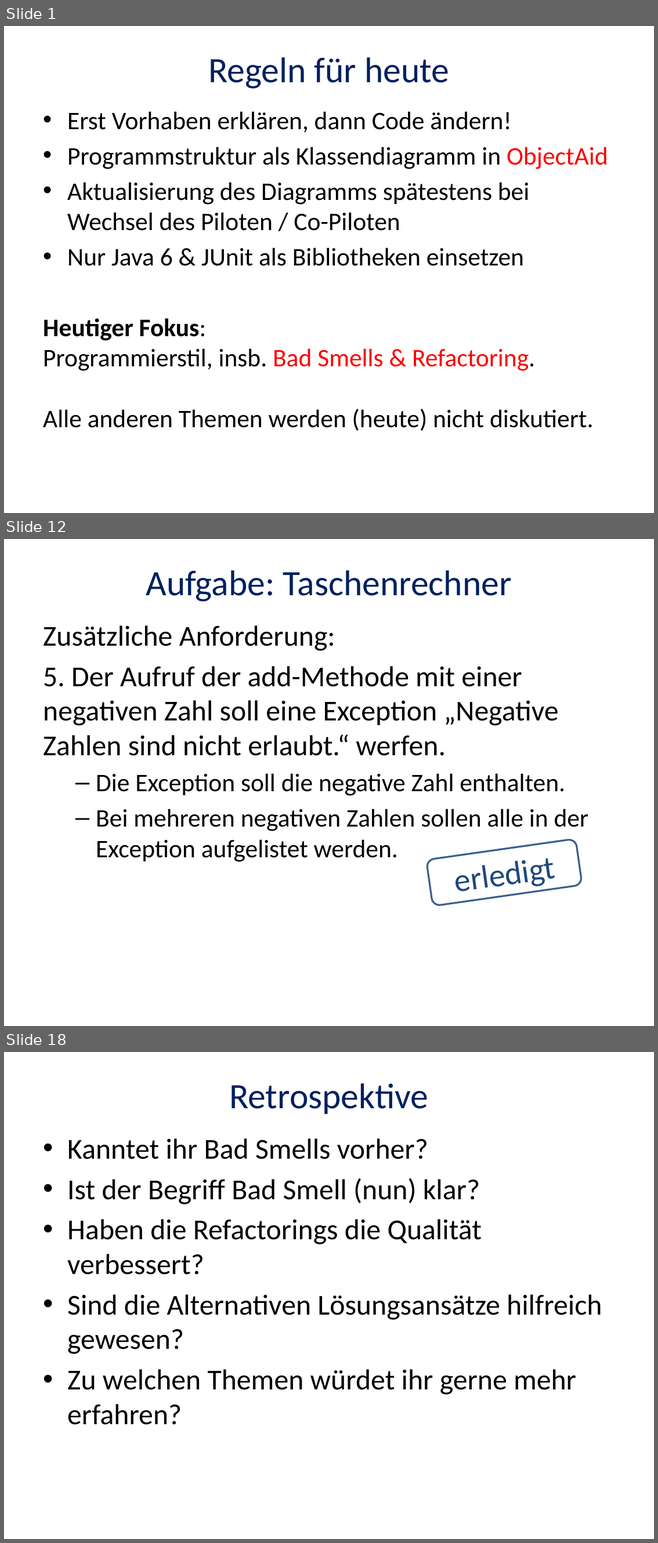
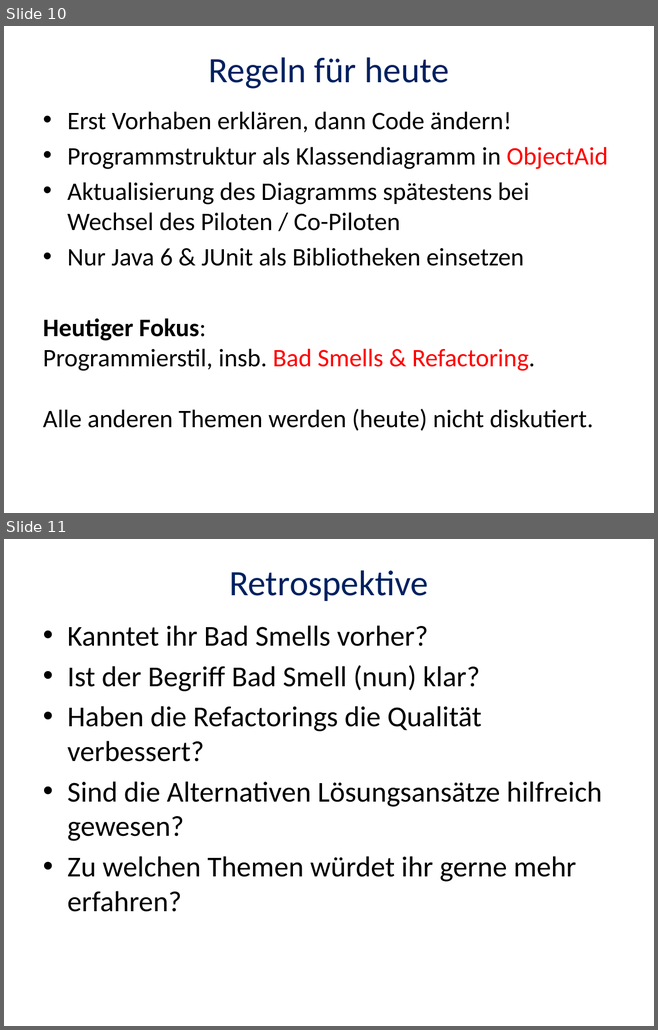
Before and after one commit to itbastian/CodingDojoDPA, a slide deck: Observer/Coding-Dojo-2015-05-06.pptx. Shown one above the other, each under a label of ours: slides 1, 12 and 18 before the commit, slides 10 and 11 after it; the slides between them are not shown. The pictures are 658x1543 and 658x1030 pixels, drawn with LibreOffice and Linux fonts; fonts in the diff are those of the drawing. Boxes give left, top, right and bottom in pixels: in the first picture for what was removed or moved away, otherwise in the second. Text is boxed around its words. In the diff, an @@ line names an element or a change of style, - is before the commit and + after.

```diff
--- a/Observer/Coding-Dojo-2015-05-06.pptx
+++ b/Observer/Coding-Dojo-2015-05-06.pptx
@@ slide 12 removed at (4, 539, 654, 1026), background #FFFFFF @@
@@ title removed at (146, 570, 511, 602) @@
-Aufgabe: Taschenrechner
@@ text removed at (43, 625, 589, 862) @@
-Zusätzliche Anforderung:
-5. Der Aufruf der add-Methode mit einer negativen Zahl soll eine Exception „Negative Zahlen sind nicht erlaubt.“ werfen.
-  – Die Exception soll die negative Zahl enthalten.
-  – Bei mehreren negativen Zahlen sollen alle in der Exception aufgelistet werden.
@@ rounded rectangle removed at (426, 839, 582, 907) @@
-erledigt
@@ what was slide 1 is now slide 10 @@
@@ what was slide 18 is now slide 11 @@
```
Also in this commit, not shown: 1 slide changed, 8 slides added, 14 other slides removed, 2 other files.
